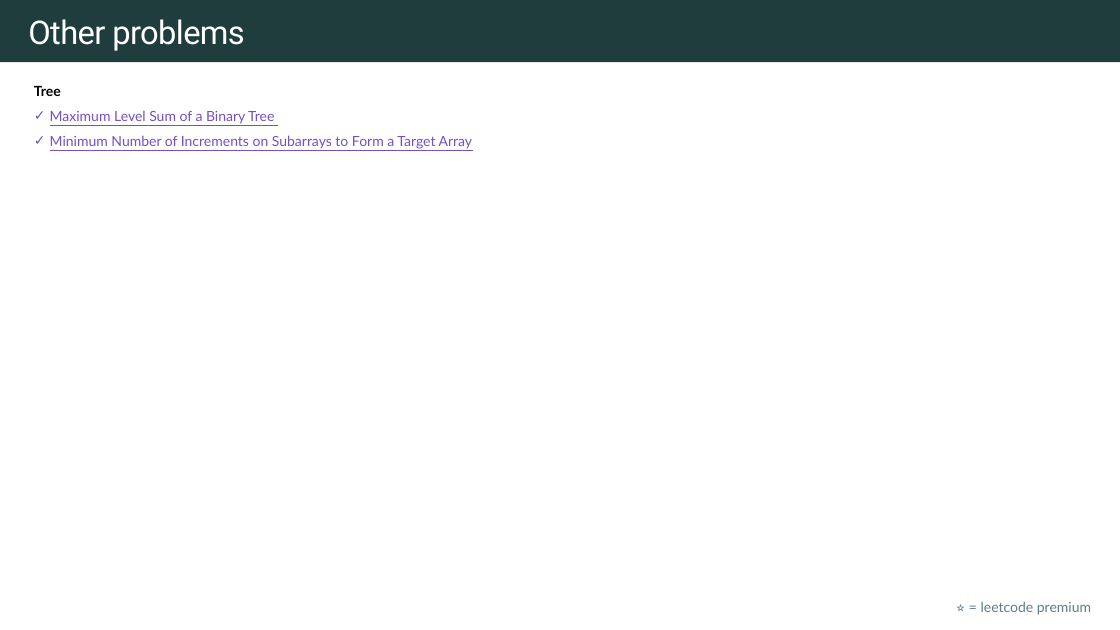
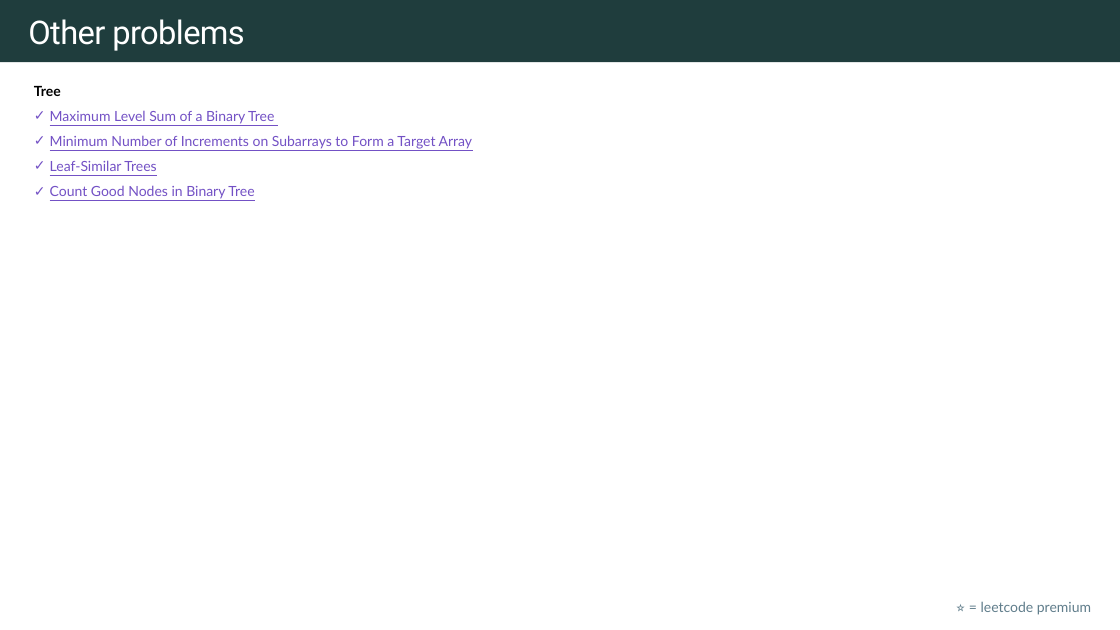
Before and after one commit to rfdavid/coding-interview-handbook-cpp, a slide deck: slide 7 of Algorithm and problem Solving Cheatsheet.pptm. Drawn at 1120x630 pixels with LibreOffice and Linux fonts; fonts in the diff are those of the drawing. Boxes give left, top, right and bottom in pixels: in the first picture for what was removed or moved away, otherwise in the second. Text is boxed around its words. In the diff, an @@ line names an element or a change of style, - is before the commit and + after.

Commit message:
added binary tree DFS and two pointers

```diff
--- a/Algorithm and problem Solving Cheatsheet.pptm
+++ b/Algorithm and problem Solving Cheatsheet.pptm
@@ text at box(50, 160, 254, 199): paragraphs added @@
+✓ Leaf-Similar Trees
+✓ Count Good Nodes in Binary Tree
```
Also in this commit, not shown: 3 other slides changed, 12 slides added, 15 other files.
